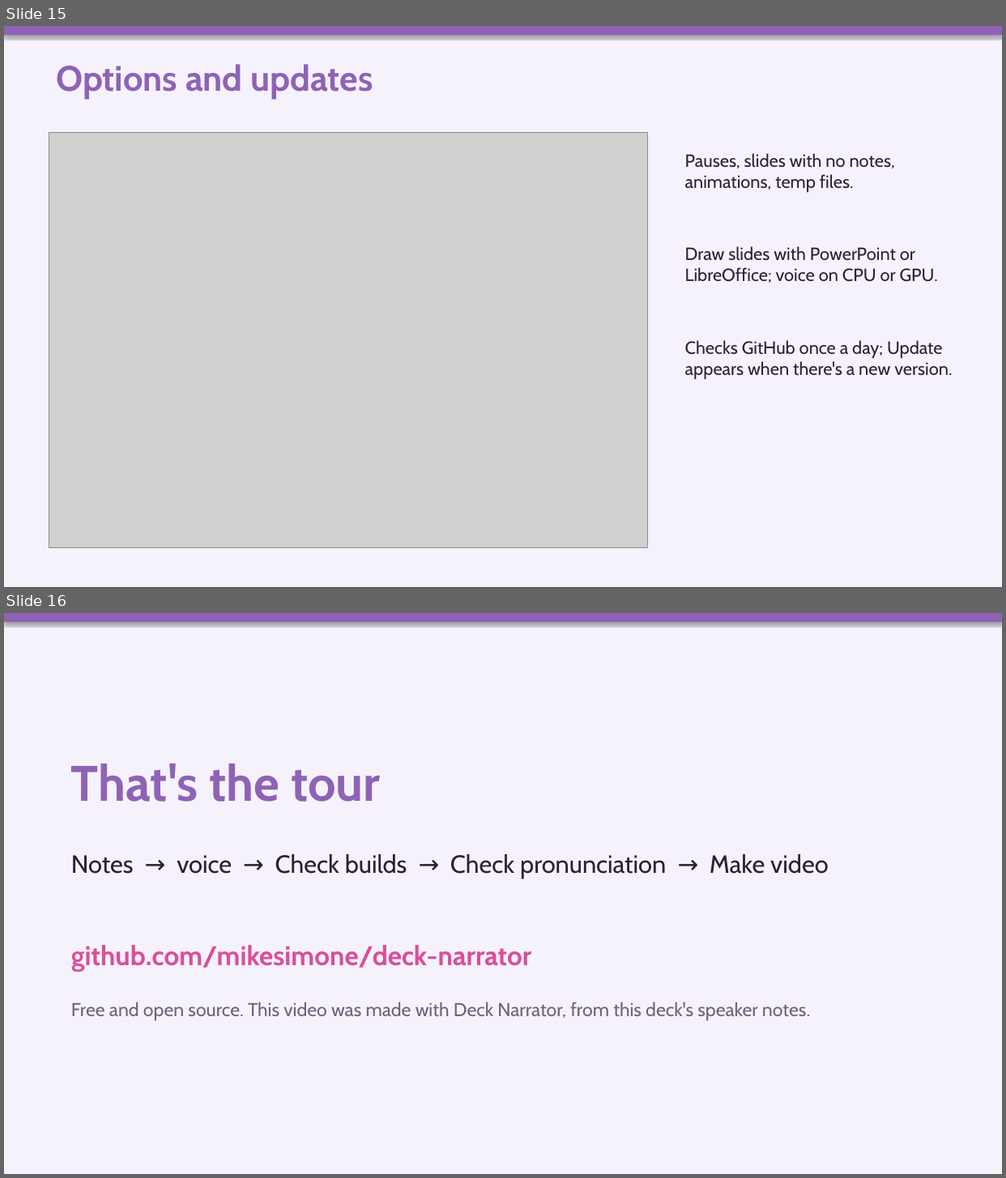
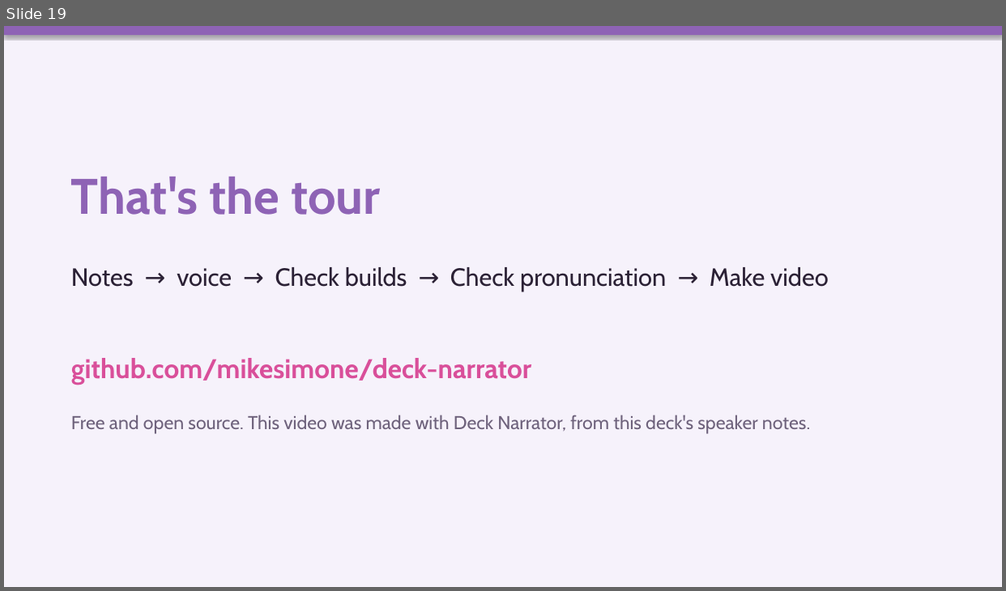
Before and after one commit to mikesimone/deck-narrator, a slide deck: examples/how-to/deck-narrator-how-to.pptx. Shown one above the other, each under a label of ours: slides 15 and 16 before the commit, slide 19 after it. The pictures are 1006x1178 and 1006x591 pixels, drawn with LibreOffice and Linux fonts; fonts in the diff are those of the drawing; grey boxes stand for pictures. Boxes give left, top, right and bottom in pixels: in the first picture for what was removed or moved away, otherwise in the second. Text is boxed around its words. In the diff, an @@ line names an element or a change of style, - is before the commit and + after.

```diff
--- a/examples/how-to/deck-narrator-how-to.pptx
+++ b/examples/how-to/deck-narrator-how-to.pptx
@@ slide 15 removed at (4, 26, 1002, 587), background #F6F2FB @@
@@ rectangle removed at (4, 26, 1002, 35) @@
@@ text removed at (56, 64, 373, 99) @@
-Options and updates
@@ picture removed at (49, 133, 648, 548) @@
@@ text removed at (685, 153, 895, 193) @@
-Pauses, slides with no notes, animations, temp files.
@@ text removed at (685, 246, 938, 283) @@
-Draw slides with PowerPoint or LibreOffice; voice on CPU or GPU.
@@ text removed at (685, 340, 952, 380) @@
-Checks GitHub once a day; Update appears when there's a new version.
@@ what was slide 16 is now slide 19 @@
```
Also in this commit, not shown: 9 slides changed, 9 slides added, 5 other slides removed, 4 other files.
